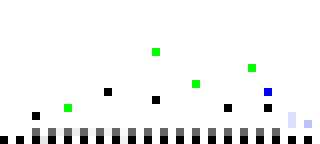
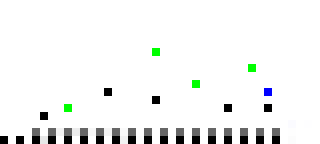
Layers edited between the first and the second 320 × 144 image:
painted on "Layer 1" over [32, 112, 312, 144]
